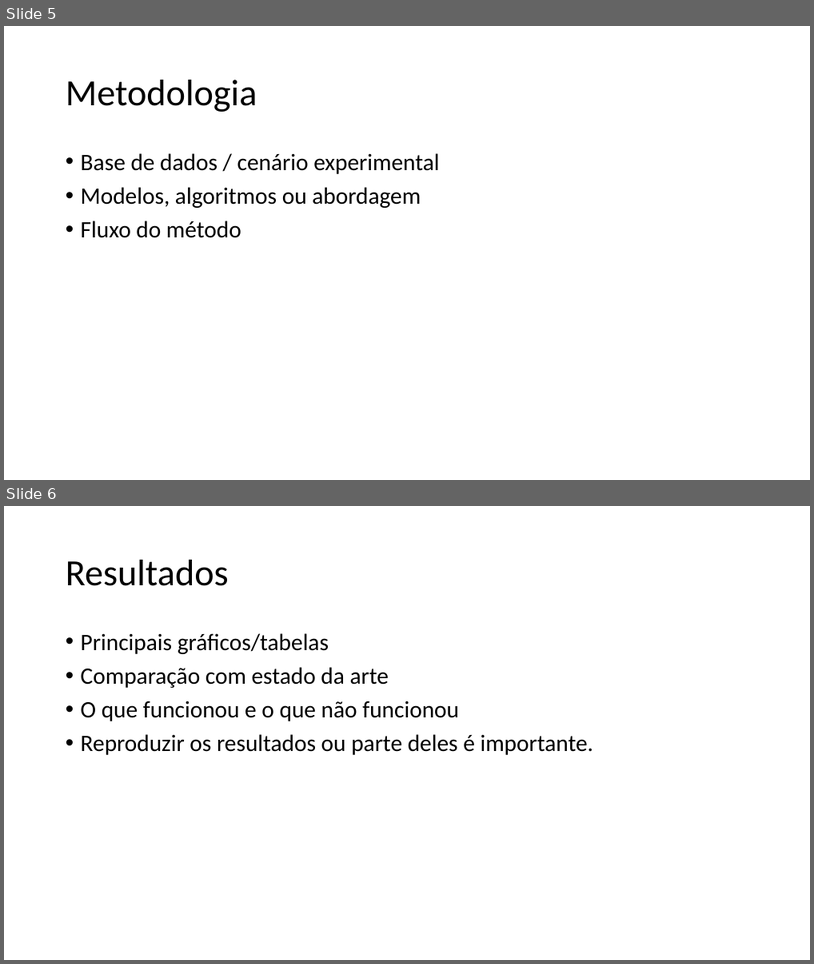
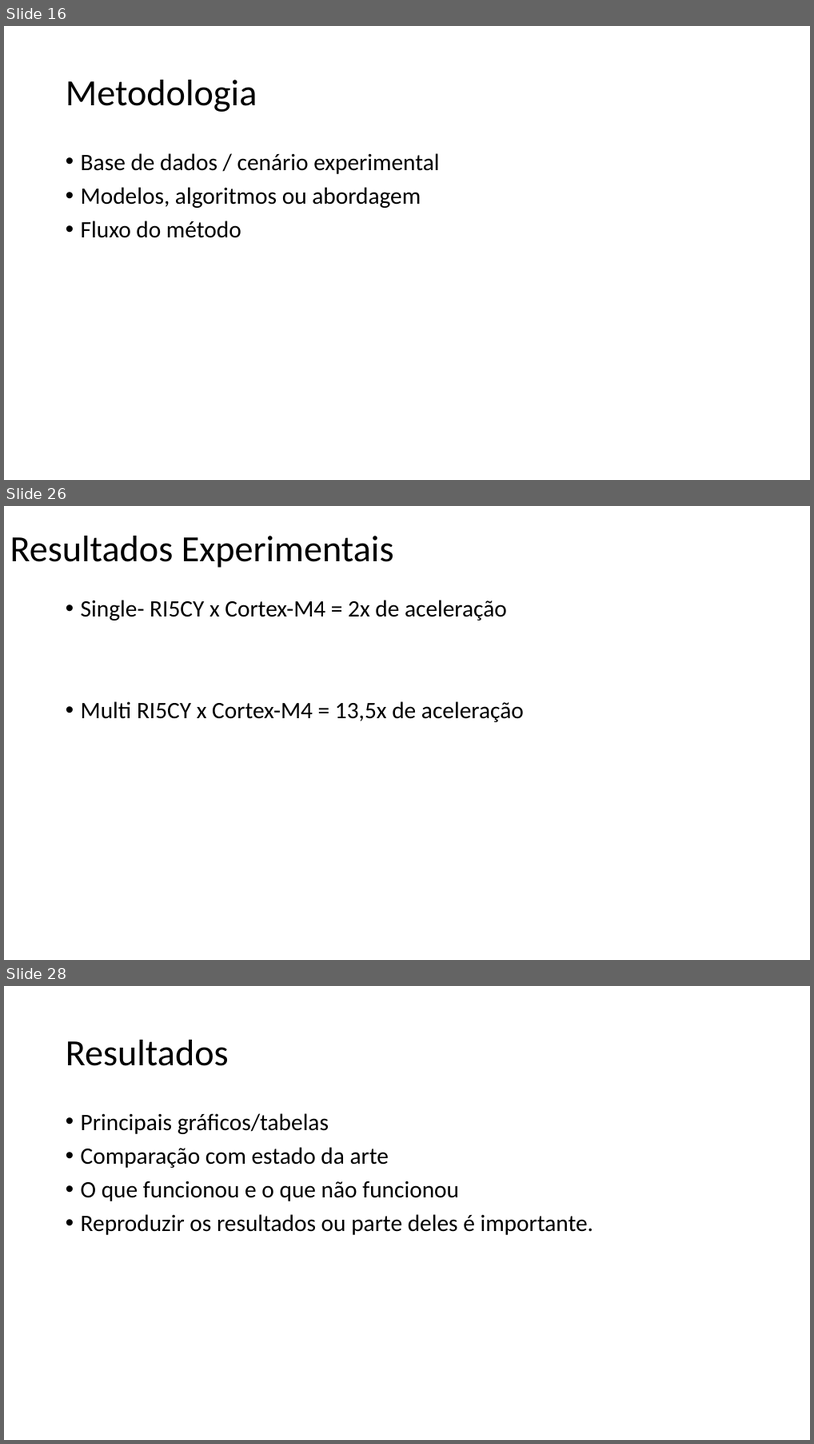
Before and after one commit to Scarpioni/gabriel-59-TP558, a slide deck: 2026/ciclo 1/TP558_X_Template (1).pptx. Shown one above the other, each under a label of ours: slides 5 and 6 before the commit, slides 16, 26 and 28 after it; the slides between them are not shown. The pictures are 814x964 and 814x1444 pixels, drawn with LibreOffice and Linux fonts; fonts in the diff are those of the drawing. Boxes give left, top, right and bottom in pixels: in the first picture for what was removed or moved away, otherwise in the second. Text is boxed around its words. In the diff, an @@ line names an element or a change of style, - is before the commit and + after.

```diff
--- a/2026/ciclo 1/TP558_X_Template (1).pptx
+++ b/2026/ciclo 1/TP558_X_Template (1).pptx
@@ slide 26 added at (4, 506, 810, 960), background #FFFFFF @@
@@ text added at (10, 536, 394, 568), 44 pt, text #000000 @@
+Resultados Experimentais
@@ text added at (81, 600, 524, 722), 28 pt, text #000000 @@
+• Single- RI5CY x Cortex-M4 = 2x de aceleração
+• Multi RI5CY x Cortex-M4 = 13,5x de aceleração
@@ what was slide 5 is now slide 16 @@
@@ what was slide 6 is now slide 28 @@
```
Also in this commit, not shown: 1 slide changed, 24 other slides added, 3 slides removed.
